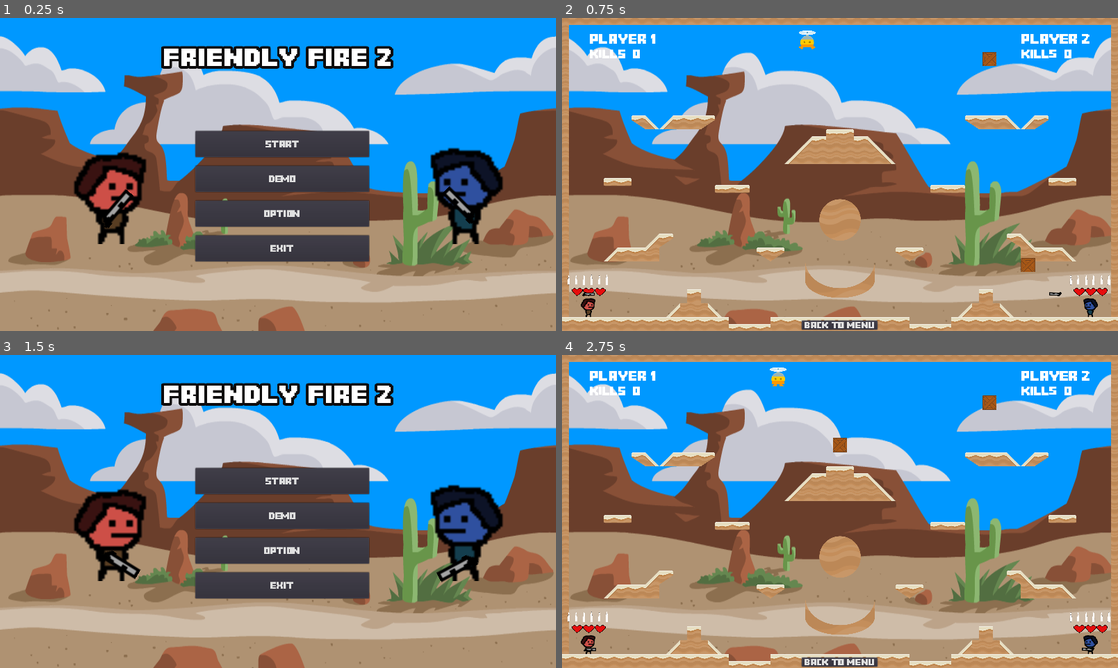
Above: before the commit, frames 1-4 (two rows, left to right).
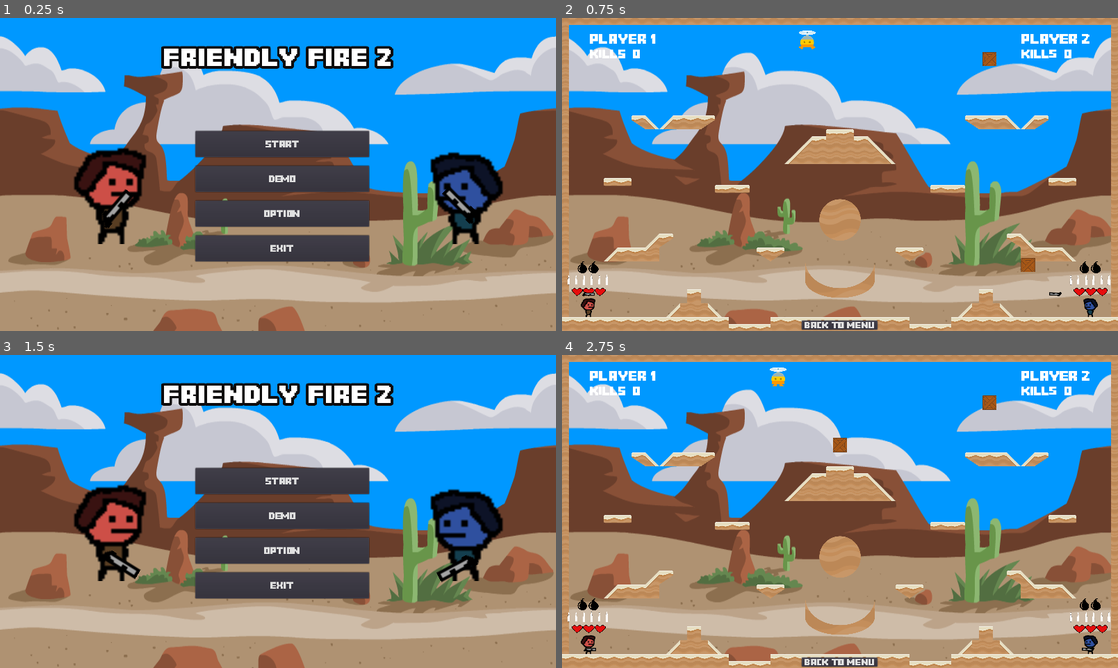
Above: after the commit, the same moments.

Repository: Toefge/InteraktiveSysteme
Game: Godot game, scene res://Menu/Menu.tscn
The game is run twice, just before and just after one commit, with the same random seed, the same clock (stepped at 60 frames per second) and the same inputs.
Inputs:
- Up to frame 1 (0.25 s): no input
- Up to frame 2 (0.75 s): click "Start" at 0.5 s
- Up to frame 3 (1.5 s): click "Back To Menu" at 1.25 s
- Up to frame 4 (2.75 s): click "Start" at 2 s

The runs differ from the first frame. In frame 1, 2.4% of the frame differs, in the area x 13-91%, y 41-66%; in frame 2, 0.2%; in frame 3, 2.7%; in frame 4, 0.2%.

Commit message:
Fixes

Diff:
--- a/Grenade/Grenade.tscn
+++ b/Grenade/Grenade.tscn
@@ -49,6 +49,5 @@
 
 [node name="ExplosionSound" type="AudioStreamPlayer2D" parent="."]
 stream = ExtResource( 5 )
-
 [connection signal="timeout" from="NadeTimer" to="." method="_on_NadeTimer_timeout"]
 [connection signal="area_entered" from="Boom/Area2D" to="Boom/Area2D" method="_on_Area2D_area_entered"]
--- /dev/null
+++ b/GrenadeBar/GrenadeBar.tscn
@@ -0,0 +1,30 @@
+[gd_scene load_steps=2 format=2]
+
+[ext_resource path="res://GrenadeBar/nadeWeiss.png" type="Texture" id=1]
+
+[node name="Bar" type="Control"]
+anchor_right = 0.651
+anchor_bottom = 0.567
+margin_right = 0.375977
+margin_bottom = -0.200012
+__meta__ = {
+"_edit_use_anchors_": false
+}
+
+[node name="GrenadeBar" type="TextureProgress" parent="."]
+margin_left = 70.0
+margin_top = 176.0
+margin_right = 471.0
+margin_bottom = 513.0
+rect_rotation = 0.114348
+value = 4.0
+texture_under = ExtResource( 1 )
+texture_progress = ExtResource( 1 )
+tint_under = Color( 0.568627, 0.141176, 0.141176, 1 )
+tint_over = Color( 0, 0, 0, 1 )
+tint_progress = Color( 0, 0, 0, 1 )
+__meta__ = {
+"_edit_use_anchors_": false
+}
+
+[node name="AmmoTween" type="Tween" parent="."]
--- /dev/null
+++ b/GrenadeBar/GrenadeBarScript.gd
@@ -0,0 +1,22 @@
+extends Node
+
+onready var nade = $GrenadeBar
+onready var ammotween = $AmmoTween
+
+
+func _assignAmmo():
+	nade.max_value = 2
+	nade.value = 2
+
+func NadeUpdate():
+	var currentNades = get_parent().get_node("Gun").grenades
+	nade.value = currentNades
+
+func Reload():
+	var currentNades = get_parent().get_node("Gun").grenades
+	nade.value = currentNades
+
+
+# Called when the node enters the scene tree for the first time.
+func _ready():
+	_assignAmmo()
--- a/MainGame/mainGame.tscn
+++ b/MainGame/mainGame.tscn
@@ -433,6 +433,7 @@
 orientationLeft = true
 color = Color( 0.215686, 0.439216, 0.964706, 1 )
 max_health = 60.0
+flipped = false
 grenadeButton = "GrenadeP2"
 
 [node name="MaxWalljumpHeight" type="Position2D" parent="."]
@@ -471,7 +472,6 @@
 stream = ExtResource( 15 )
 volume_db = -20.0
 autoplay = true
-
 [connection signal="killed" from="player1" to="HUD" method="_on_player1_killed"]
 [connection signal="killed" from="player2" to="HUD" method="_on_player2_killed"]
 [connection signal="mouse_entered" from="Button" to="." method="_on_Button_mouse_entered"]
--- a/Menu/Menu.tscn
+++ b/Menu/Menu.tscn
@@ -46,33 +46,33 @@
 
 [sub_resource type="AtlasTexture" id=9]
 flags = 4
-atlas = ExtResource( 5 )
-region = Rect2( 0, 0, 48, 48 )
-
-[sub_resource type="AtlasTexture" id=10]
-flags = 4
-atlas = ExtResource( 5 )
-region = Rect2( 48, 0, 48, 48 )
-
-[sub_resource type="AtlasTexture" id=11]
-flags = 4
-atlas = ExtResource( 5 )
-region = Rect2( 96, 0, 48, 48 )
-
-[sub_resource type="AtlasTexture" id=12]
-flags = 4
-atlas = ExtResource( 5 )
-region = Rect2( 144, 0, 48, 48 )
-
-[sub_resource type="AtlasTexture" id=13]
-flags = 4
 atlas = ExtResource( 6 )
 region = Rect2( 0, 0, 48, 48 )
 
-[sub_resource type="AtlasTexture" id=14]
+[sub_resource type="AtlasTexture" id=10]
 flags = 4
 atlas = ExtResource( 6 )
 region = Rect2( 48, 0, 48, 48 )
+
+[sub_resource type="AtlasTexture" id=11]
+flags = 4
+atlas = ExtResource( 5 )
+region = Rect2( 0, 0, 48, 48 )
+
+[sub_resource type="AtlasTexture" id=12]
+flags = 4
+atlas = ExtResource( 5 )
+region = Rect2( 48, 0, 48, 48 )
+
+[sub_resource type="AtlasTexture" id=13]
+flags = 4
+atlas = ExtResource( 5 )
+region = Rect2( 96, 0, 48, 48 )
+
+[sub_resource type="AtlasTexture" id=14]
+flags = 4
+atlas = ExtResource( 5 )
+region = Rect2( 144, 0, 48, 48 )
 
 [sub_resource type="SpriteFrames" id=15]
 animations = [ {
@@ -81,15 +81,15 @@
 "name": "idle",
 "speed": 1.0
 }, {
-"frames": [ SubResource( 9 ), SubResource( 10 ), SubResource( 11 ), SubResource( 12 ) ],
+"frames": [ SubResource( 9 ), SubResource( 10 ) ],
+"loop": true,
+"name": "jump",
+"speed": 1.0
+}, {
+"frames": [ SubResource( 11 ), SubResource( 12 ), SubResource( 13 ), SubResource( 14 ) ],
 "loop": true,
 "name": "run",
 "speed": 14.0
-}, {
-"frames": [ SubResource( 13 ), SubResource( 14 ) ],
-"loop": true,
-"name": "jump",
-"speed": 1.0
 } ]
 
 [node name="Menu" type="Control"]
@@ -206,6 +206,7 @@
 scale = Vector2( 5, 5 )
 frames = SubResource( 15 )
 animation = "idle"
+frame = 1
 playing = true
 
 [node name="Player2" type="AnimatedSprite" parent="."]
@@ -215,7 +216,6 @@
 scale = Vector2( 5, 5 )
 frames = SubResource( 15 )
 animation = "idle"
-frame = 1
 playing = true
 flip_h = true
 
@@ -241,7 +241,6 @@
 
 [node name="ButtonClick" type="AudioStreamPlayer" parent="."]
 stream = ExtResource( 3 )
-
 [connection signal="mouse_entered" from="ButtonStart" to="." method="_on_ButtonStart_mouse_entered"]
 [connection signal="pressed" from="ButtonStart" to="." method="_on_ButtonStart_pressed"]
 [connection signal="mouse_entered" from="ButtonOption" to="." method="_on_ButtonOption_mouse_entered"]
--- a/playerMechanics/GunScript.gd
+++ b/playerMechanics/GunScript.gd
@@ -1,6 +1,7 @@
 extends Sprite
 
 var can_fire = true
+var can_throw = true
 var bullet = preload("res://Bullet/bullet.tscn")
 var left = "left"
 var right = "right"
@@ -9,6 +10,7 @@
 
 var ammo = preload("res://Ammo/AmmoScript.gd")
 var shots = 6
+var grenades = 2
 
 signal demoShoot()
 var demo = false
@@ -22,11 +24,19 @@
 		can_fire = true
 	if shots <= 0:
 		can_fire = false
+	if grenades > 0:
+		can_throw = true
+	if grenades <= 0:
+		can_throw = false
 
 func _reload():
 	shots = 6
+	grenades = 2
 	get_parent().get_node("Ammo").Reload()
+	get_parent().get_node("GrenadeBar").Reload()
 	can_fire = true
+	can_throw = true
+
 
 
 func _physics_process(delta):
@@ -59,6 +69,21 @@
 			if can_fire == false:
 				_reload()
 
+		if Input.is_action_pressed(shoot) and can_fire:
+			var bullet_instance = bullet.instance()
+			bullet_instance.modulate = bulletColor
+			bullet_instance.rotation = rotation
+			bullet_instance.global_position = $muzzle.global_position
+			$ShootSound.play()
+			get_parent().add_child(bullet_instance)
+			shots -= 1
+			print("bullets left: ", shots)
+			can_fire = false
+			get_parent().get_node("Ammo").AmmoUpdate()
+			#decides how often can the player shoot
+			yield(get_tree().create_timer(0.2), "timeout")
+			_count_Shots()
+
 		#can_fire = true
 
 func flipGun(flip):
--- a/playerMechanics/playerMechanics.tscn
+++ b/playerMechanics/playerMechanics.tscn
@@ -19,39 +19,41 @@
 [ext_resource path="res://Sound/Revolver.wav" type="AudioStream" id=17]
 [ext_resource path="res://assets/sPlayer_death_5.png" type="Texture" id=18]
 [ext_resource path="res://Sound/ReloadSound.wav" type="AudioStream" id=19]
+[ext_resource path="res://GrenadeBar/GrenadeBar.tscn" type="PackedScene" id=20]
+[ext_resource path="res://GrenadeBar/GrenadeBarScript.gd" type="Script" id=21]
 
 [sub_resource type="RectangleShape2D" id=1]
 extents = Vector2( 8.02926, 15.5354 )
 
 [sub_resource type="AtlasTexture" id=2]
 flags = 4
-atlas = ExtResource( 4 )
+atlas = ExtResource( 5 )
 region = Rect2( 0, 0, 48, 48 )
 
 [sub_resource type="AtlasTexture" id=3]
 flags = 4
-atlas = ExtResource( 4 )
+atlas = ExtResource( 5 )
 region = Rect2( 48, 0, 48, 48 )
 
 [sub_resource type="AtlasTexture" id=4]
 flags = 4
 atlas = ExtResource( 4 )
-region = Rect2( 96, 0, 48, 48 )
+region = Rect2( 0, 0, 48, 48 )
 
 [sub_resource type="AtlasTexture" id=5]
 flags = 4
 atlas = ExtResource( 4 )
-region = Rect2( 144, 0, 48, 48 )
+region = Rect2( 48, 0, 48, 48 )
 
 [sub_resource type="AtlasTexture" id=6]
 flags = 4
-atlas = ExtResource( 5 )
-region = Rect2( 0, 0, 48, 48 )
+atlas = ExtResource( 4 )
+region = Rect2( 96, 0, 48, 48 )
 
 [sub_resource type="AtlasTexture" id=7]
 flags = 4
-atlas = ExtResource( 5 )
-region = Rect2( 48, 0, 48, 48 )
+atlas = ExtResource( 4 )
+region = Rect2( 144, 0, 48, 48 )
 
 [sub_resource type="SpriteFrames" id=8]
 animations = [ {
@@ -60,15 +62,15 @@
 "name": "idle",
 "speed": 4.0
 }, {
-"frames": [ SubResource( 2 ), SubResource( 3 ), SubResource( 4 ), SubResource( 5 ) ],
+"frames": [ SubResource( 2 ), SubResource( 3 ) ],
+"loop": true,
+"name": "jump",
+"speed": 1.0
+}, {
+"frames": [ SubResource( 4 ), SubResource( 5 ), SubResource( 6 ), SubResource( 7 ) ],
 "loop": true,
 "name": "run",
 "speed": 14.0
-}, {
-"frames": [ SubResource( 6 ), SubResource( 7 ) ],
-"loop": true,
-"name": "jump",
-"speed": 1.0
 } ]
 
 [sub_resource type="CapsuleShape2D" id=9]
@@ -165,5 +167,12 @@
 scale = Vector2( 24.0775, 20.8361 )
 stream = ExtResource( 19 )
 
+[node name="GrenadeBar" parent="." instance=ExtResource( 20 )]
+margin_left = -31.7871
+margin_top = -127.635
+margin_right = -31.4111
+margin_bottom = -127.635
+rect_scale = Vector2( 0.0864355, 0.0825909 )
+script = ExtResource( 21 )
 [connection signal="reload" from="." to="Gun" method="_on_player_reload"]
 [connection signal="demoShoot" from="Gun" to="Gun" method="_on_Gun_demoShoot"]
--- a/playerMechanics/playerScript.gd
+++ b/playerMechanics/playerScript.gd
@@ -36,7 +36,7 @@
 #Grenade
 const grenade = preload("res://Grenade/Grenade.tscn")
 export (float) var throwStrenght = 2
-var flipped = true
+export var flipped = true
 export var grenadeButton = "GrenadeP1"
 
 func _ready():
@@ -69,7 +69,7 @@
 			flipped = true
 
 
-	if Input.is_action_just_pressed(grenadeButton):
+	if Input.is_action_just_pressed(grenadeButton) and $Gun.can_throw:
 		_ThrowGrenade()
 
 #Check which keys the player is pressing to move
@@ -179,4 +179,6 @@
 	if flipped == false:
 		nade_instance.global_position = $Gun/muzzle3.global_position
 		nade_instance.launch(throwStrenght * -1)
-	print("Watch out!")
+	$Gun.grenades -= 1
+	$GrenadeBar.NadeUpdate()
+	$Gun._count_Shots()
Binary file added: GrenadeBar/GrenadeBar.png
Not shown, added: GrenadeBar/GrenadeBar.png.import
Binary file added: GrenadeBar/nadeWeiss.png
Not shown, added: GrenadeBar/nadeWeiss.png.import
Not shown: 1 places in playerMechanics/playerMechanics.tscn that only renumber resources
